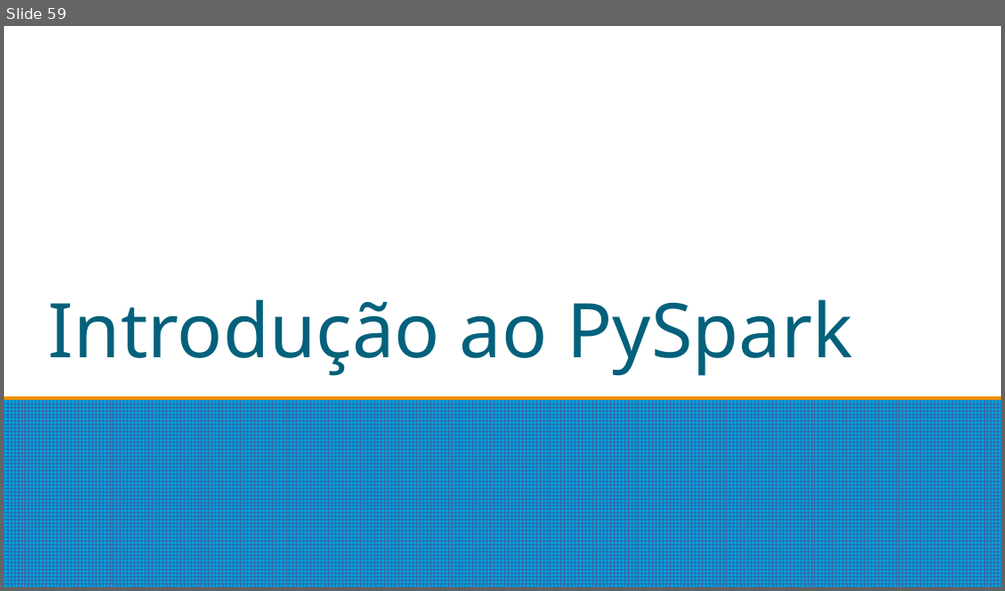
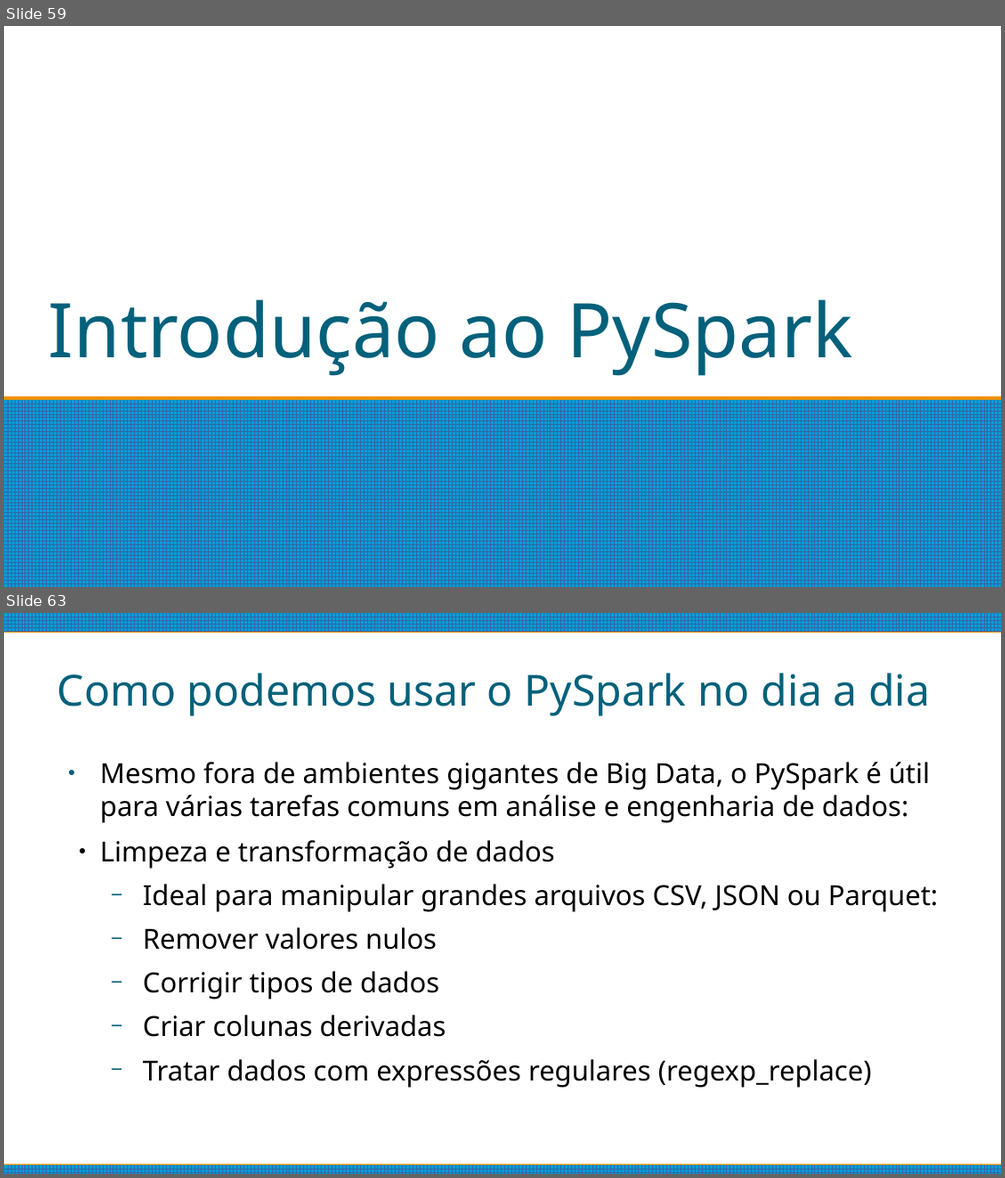
Before and after one commit to matheushpalves/estacioBigData, a slide deck: Introdução.odp. Shown one above the other, each under a label of ours: slide 59 before the commit, slides 59 and 63 after it; the slides between them are not shown. The pictures are 1005x591 and 1005x1178 pixels, drawn with LibreOffice and Linux fonts; fonts in the diff are those of the drawing. Boxes give left, top, right and bottom in pixels: in the first picture for what was removed or moved away, otherwise in the second. Text is boxed around its words. In the diff, an @@ line names an element or a change of style, - is before the commit and + after.

```diff
--- a/Introdução.odp
+++ b/Introdução.odp
@@ slide 63 added at (4,613,1001,1174), background #FFFFFF @@
@@ rectangle added at (4,613,1001,631), fill pattern #3465A4 on #009EDA @@
@@ title added at (57,673,930,716), 34.1 pt, text #04617B @@
+Como podemos usar o PySpark no dia a dia
@@ text added at (100,762,938,1087), 22 pt, text #000000 @@
+● Mesmo fora de ambientes gigantes de Big Data, o PySpark é útil para várias tarefas comuns em análise e engenharia de dados:
+  ● Limpeza e transformação de dados
+  − Ideal para manipular grandes arquivos CSV, JSON ou Parquet:
+  − Remover valores nulos
+  − Corrigir tipos de dados
+  − Criar colunas derivadas
+  − Tratar dados com expressões regulares (regexp_replace)
@@ rectangle added at (4,1165,1001,1174), fill pattern #3465A4 on #009EDA @@
```
Also in this commit, not shown: 1 slide changed, 13 other slides added.
